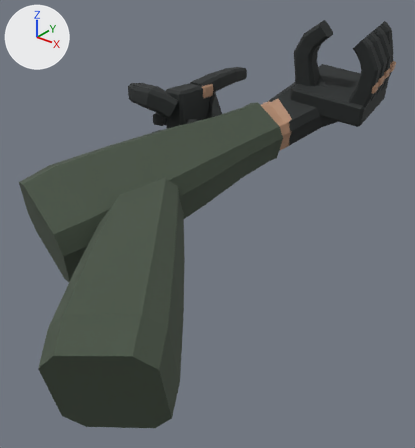
The Blender file assets/models/characters/weapon_grips_original/source/arms_smg.blend, before and after one commit.
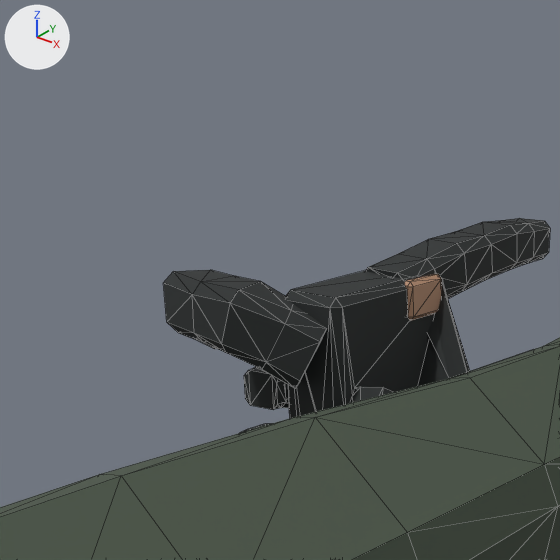
Each version appears first whole from a 50 mm camera at (0.329, -0.327, 0.23) aimed at (-0.011, 0.099, -0.034), and next in a close-up on the part from 19% to 60% of the width and 0% to 38% of the height. Arrows for +X, +Y and +Z are at upper left; the lights stay in place. The older version's two pictures come first. The close-ups show mesh edges as thin lines.

Objects in the first close-up: 'Arm_L', 'Arm_R', 'Index_R', 'Ring_R', 'Thumb_R' and 1 more.
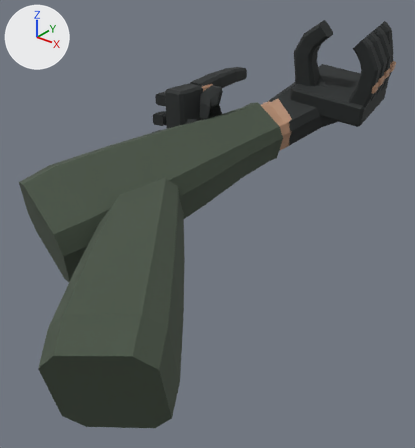
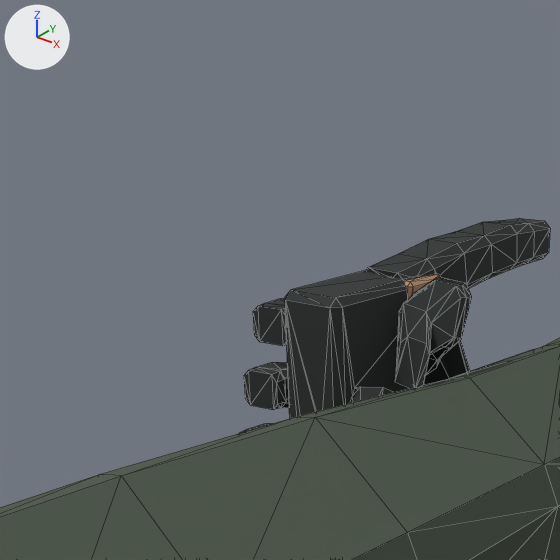
The newer file adds a shape key; the second version is drawn at full value of the shape key 'ReloadOpen24' of 'Thumb_R', and the change is written as the vertex moves it makes.

The change, as a diff of the scene's bpy script:
```diff
--- a/assets/models/characters/weapon_grips_original/source/arms_smg.blend.py
+++ b/assets/models/characters/weapon_grips_original/source/arms_smg.blend.py
@@ me_thumb_r @@
 # used by ob_thumb_r; location = (-0.1019, 0.1286, 0.0053); rotation_euler = (0.595, -0.0129, 0.0421), in degrees (34, -0.7, 2.4)
-me_thumb_r.from_pydata(...)  # 56 vertices, 108 faces; spans x -0.0711..0.0088, y 0.0355..0.0822, z 0.0099..0.0641
+me_thumb_r.from_pydata(...)  # 56 vertices, 108 faces; spans x 0.0062..0.0465, y 0.0592..0.0949, z 0.0062..0.0389
+# me_thumb_r part 1: 56 of 56 vertices moved; they spanned x -0.0711..0.0088, y 0.0355..0.0822, z 0.0099..0.0641 and now span x 0.0062..0.0465, y 0.0592..0.0949, z 0.0062..0.0389; mean shift (0.0621, 0.0232, -0.0157)
 me_thumb_r.materials.append(mat_glove)
```

Location of each change, [x1, y1, x2, y2] in pixels of the close-ups (560 x 560 px):
'Thumb_R', reshaped
    before: [163, 270, 327, 389]
    after: [395, 277, 472, 388]
'Middle_R', unchanged, uncovered by the edit
    after: [253, 299, 287, 346]
